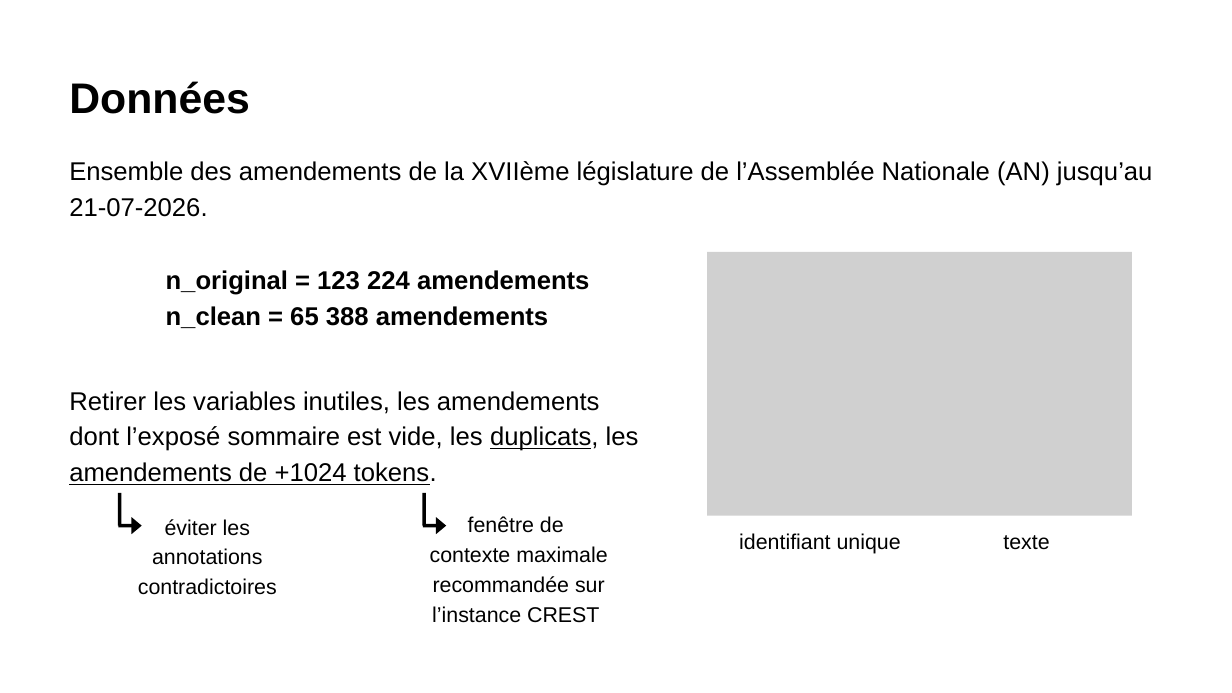
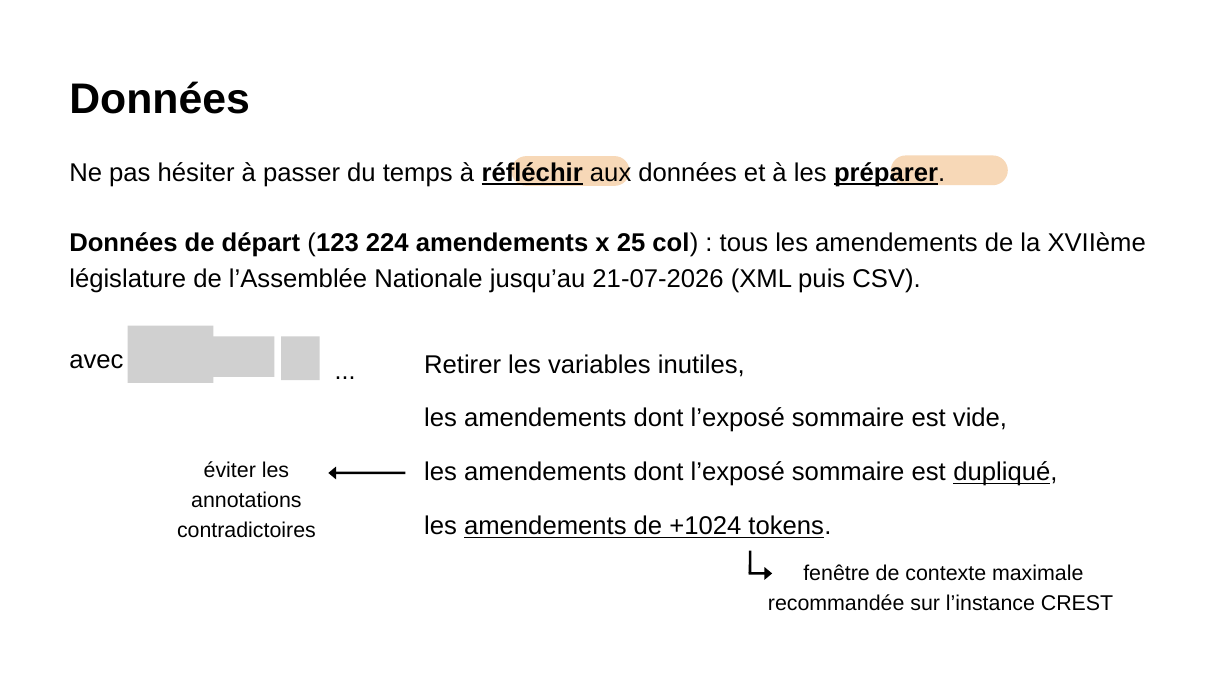
Before and after one commit to eollion/kit_amendements, a slide deck: slide 6 of slides/slides.pptx. Drawn at 1232x693 pixels with LibreOffice and Linux fonts; fonts in the diff are those of the drawing; grey boxes stand for pictures. Boxes give left, top, right and bottom in pixels: in the first picture for what was removed or moved away, otherwise in the second. Text is boxed around its words. In the diff, an @@ line names an element or a change of style, - is before the commit and + after.

```diff
--- a/slides/slides.pptx
+++ b/slides/slides.pptx
@@ text added at [69, 160, 945, 187], 30 pt, text #000000 @@
+Ne pas hésiter à passer du temps à réfléchir aux données et à les préparer.
@@ freeform shape added at [511, 156, 630, 185], fill #E98E2D at 34% opacity @@
@@ freeform shape added at [891, 155, 1008, 185], fill #E98E2D at 34% opacity @@
@@ text at [69, 232, 1146, 293]: text changed @@
-Ensemble des amendements de la XVIIème législature de l’Assemblée Nationale (AN) jusqu’au 21-07-2026.
+Données de départ (123 224 amendements x 25 col) : tous les amendements de la XVIIème législature de l’Assemblée Nationale jusqu’au 21-07-2026 (XML puis CSV).
@@ picture removed at [707, 252, 1132, 516] @@
@@ text removed at [166, 270, 589, 328] @@
-n_original = 123 224 amendements
-n_clean = 65 388 amendements
@@ picture added at [128, 326, 213, 383] @@
@@ text added at [69, 354, 123, 369], 30 pt, text #000000 @@
+avec
@@ picture added at [202, 336, 274, 377] @@
@@ picture added at [282, 336, 320, 380] @@
@@ text added at [315, 349, 375, 383], 29.3 pt, text #000000 @@
+...
@@ text at [424, 354, 1057, 538]: text changed @@
-Retirer les variables inutiles, les amendements dont l’exposé sommaire est vide, les duplicats, les amendements de +1024 tokens.
+Retirer les variables inutiles,
+les amendements dont l’exposé sommaire est vide,
+les amendements dont l’exposé sommaire est dupliqué,
+les amendements de +1024 tokens.
@@ text "éviter les annotations contradictoires": place and size @@
-text "éviter les annotations contradictoires" at [138, 519, 277, 595]
+text "éviter les annotations contradictoires" at [177, 461, 316, 538]
@@ arrow added from (405, 473) to (328, 473), #000000 3 pt @@
@@ line removed from (120, 525) to (120, 493) @@
@@ line removed from (424, 525) to (424, 493) @@
@@ arrow removed from (118, 525) to (142, 525) @@
@@ arrow removed from (423, 525) to (446, 525) @@
@@ text removed at [739, 533, 901, 554] @@
-identifiant unique
@@ text removed at [1003, 535, 1049, 550] @@
-texte
@@ line added from (750, 573) to (750, 551), #000000 3 pt @@
@@ text at [768, 564, 1113, 611]: text changed @@
-fenêtre de
-contexte maximale recommandée sur l’instance CREST
+fenêtre de contexte maximale recommandée sur l’instance CREST
@@ arrow added from (749, 573) to (772, 573), #000000 3 pt @@
```
Also in this commit, not shown: 2 other slides changed, 1 slide added, 6 other files.
